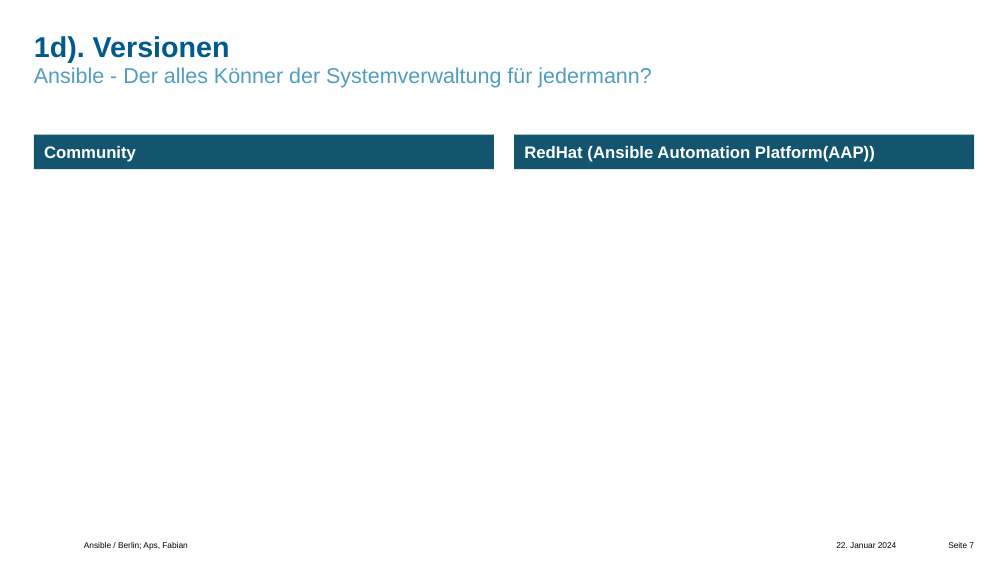
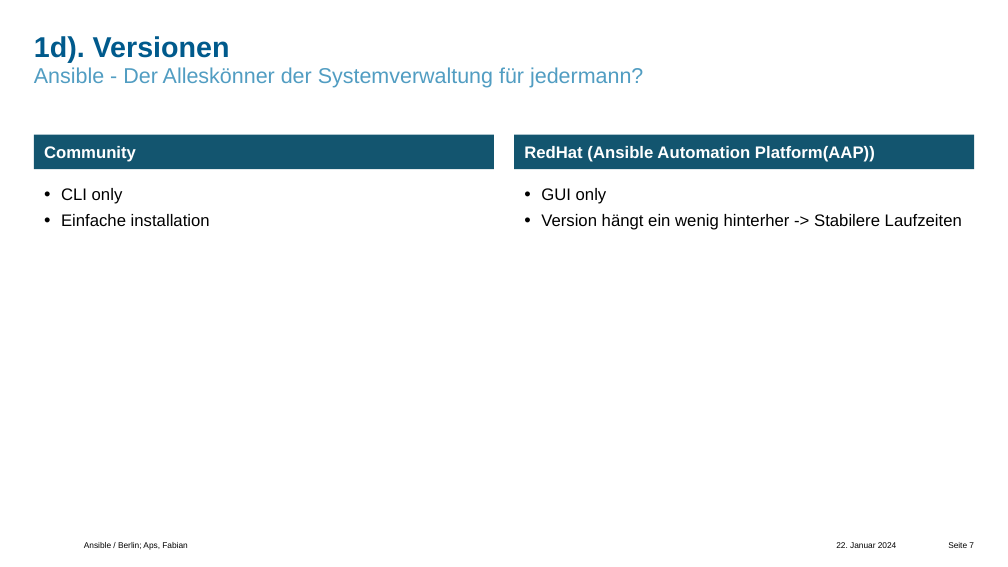
Before and after one commit to comboomPunkTsucht/OSZIMT-repo-ITA12_aps, a slide deck: slide 7 of Drites AusbildungsJahr/Ansible-ITA12-Aps,Fabian-KfW.pptx. Drawn at 1008x567 pixels with LibreOffice and Linux fonts; fonts in the diff are those of the drawing; background and template pictures are left out. Boxes give left, top, right and bottom in pixels: in the first picture for what was removed or moved away, otherwise in the second. Text is boxed around its words. In the diff, an @@ line names an element or a change of style, - is before the commit and + after.

```diff
--- a/Drites AusbildungsJahr/Ansible-ITA12-Aps,Fabian-KfW.pptx
+++ b/Drites AusbildungsJahr/Ansible-ITA12-Aps,Fabian-KfW.pptx
@@ text at box(34, 67, 643, 88): text changed @@
-Ansible - Der alles Könner der Systemverwaltung für jedermann?
+Ansible - Der Alleskönner der Systemverwaltung für jedermann?
@@ text added at box(61, 188, 210, 226), 14 pt, text #000000 @@
+• CLI only
+• Einfache installation
@@ text added at box(541, 188, 962, 230), 14 pt, text #000000 @@
+• GUI only
+• Version hängt ein wenig hinterher -> Stabilere Laufzeiten
```
Also in this commit, not shown: 5 other slides changed, 2 slides added, 1 other file.
